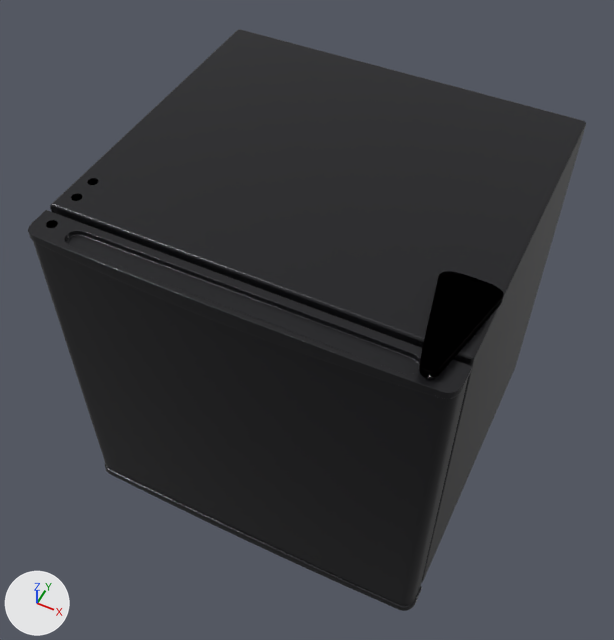
What one commit did to the Blender file public/items/tillreda_anim/TILLREDA_anim.blend.
Before and after are seen from a camera (50 mm lens) standing at (0.317, -0.673, 1.065) and looking at (-0.014, -0.012, 0.239). The axes (+X, +Y, +Z) are drawn at lower left. The lights are the same throughout. The older version comes first.

Before the edit, the objects in view are built like this:
```python
me_mesh_0_001 = bpy.data.meshes.new('Mesh_0.001')
me_mesh_0_001.from_pydata(...)  # 2990 vertices, 2186 faces; spans x -0.235..0.235, y -0.213..0.225, z 0.0..0.477
me_mesh_0_001.materials.append(mat_black_enamel)  # black #242428
me_mesh_0_002 = bpy.data.meshes.new('Mesh_0.002')
me_mesh_0_002.from_pydata(...)  # 280 vertices, 263 faces; spans x 0.1722..0.2358, y -0.2162..-0.0904, z 0.4594..0.4867
me_mesh_0_002.materials.append(mat_black_enamel)  # black #242428
me_mesh_0_003 = bpy.data.meshes.new('Mesh_0.003')
me_mesh_0_003.from_pydata(...)  # 152 vertices, 154 faces; spans x -0.2219..-0.2098, y -0.2046..-0.1202, z 0.4733..0.4786
me_mesh_0_003.materials.append(mat_black_enamel)  # black #242428
ob_body = bpy.data.objects.new('body', me_mesh_0_001)
ob_body.location = (0.0, 0.0, 0.0)
ob_hinge_bracket_right = bpy.data.objects.new('hinge_bracket_right', me_mesh_0_002)
ob_hinge_bracket_right.location = (0.0, 0.0, 0.0)
ob_holes_left = bpy.data.objects.new('holes_left', me_mesh_0_003)
ob_holes_left.location = (0.0, 0.0, 0.0)
# also in view: 'door_surface' at (0.0, -0.204, 0.244)
```
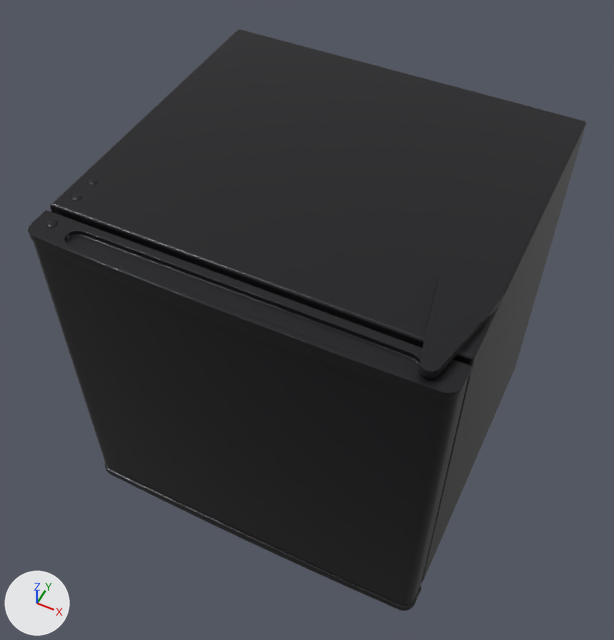
The change, as a diff of the scene's bpy script:
```diff
--- a/public/items/tillreda_anim/TILLREDA_anim.blend.py
+++ b/public/items/tillreda_anim/TILLREDA_anim.blend.py
@@ me_mesh_0_002 @@
 me_mesh_0_002.from_pydata(...)  # 280 vertices, 263 faces; spans x 0.1722..0.2358, y -0.2162..-0.0904, z 0.4594..0.4867
 # used by ob_hinge_bracket_right; location = (0.0, 0.0, 0.0)
+# me_mesh_0_002 part 1: its shading normals changed
 me_mesh_0_002.materials.append(mat_black_enamel)
@@ me_mesh_0_005_1 @@
+me_mesh_0_005_1.from_pydata(...)  # 45 vertices, 48 faces; spans x -0.22191..-0.20976, y -0.20464..-0.19269, z 0.47326..0.47555
+me_mesh_0_005_1.materials.append(mat_black_enamel)  # black #242428
@@ me_mesh_0_003_1 @@
+me_mesh_0_003_1.from_pydata(...)  # 107 vertices, 106 faces; spans x -0.2219..-0.2098, y -0.1614..-0.1202, z 0.4765..0.4786
+me_mesh_0_003_1.materials.append(mat_black_enamel)  # black #242428
@@ ob_holes_left @@
-ob_holes_left = bpy.data.objects.new('holes_left', me_mesh_0_003)
-ob_holes_left.location = (0.0, 0.0, 0.0)
@@ ob_door_cap_left @@
+ob_door_cap_left = bpy.data.objects.new('door_cap_left', me_mesh_0_005_1)
+ob_door_cap_left.parent = ob_door
+ob_door_cap_left.matrix_parent_inverse = Matrix(((1.0, 0.0, 0.0, -0.204), (0.0, 1.0, 0.0, 0.207), (0.0, 0.0, 1.0, 0.0), (0.0, 0.0, 0.0, 1.0)))
+ob_door_cap_left.location = (0.0, 0.0, 0.0)
@@ ob_caps_left @@
+ob_caps_left = bpy.data.objects.new('caps_left', me_mesh_0_003_1)
+ob_caps_left.location = (0.0, 0.0, 0.0)
```

Pixel boxes (x1, y1, x2, y2) of what changed, in the pictures (614 x 640 px):
'hinge_bracket_right', shading changed
    both: (419, 271, 504, 378)
'holes_left', deleted
    before: (46, 178, 98, 228)
'caps_left', added
    after: (71, 178, 98, 201)
'door_cap_left', added
    after: (46, 220, 58, 228)
